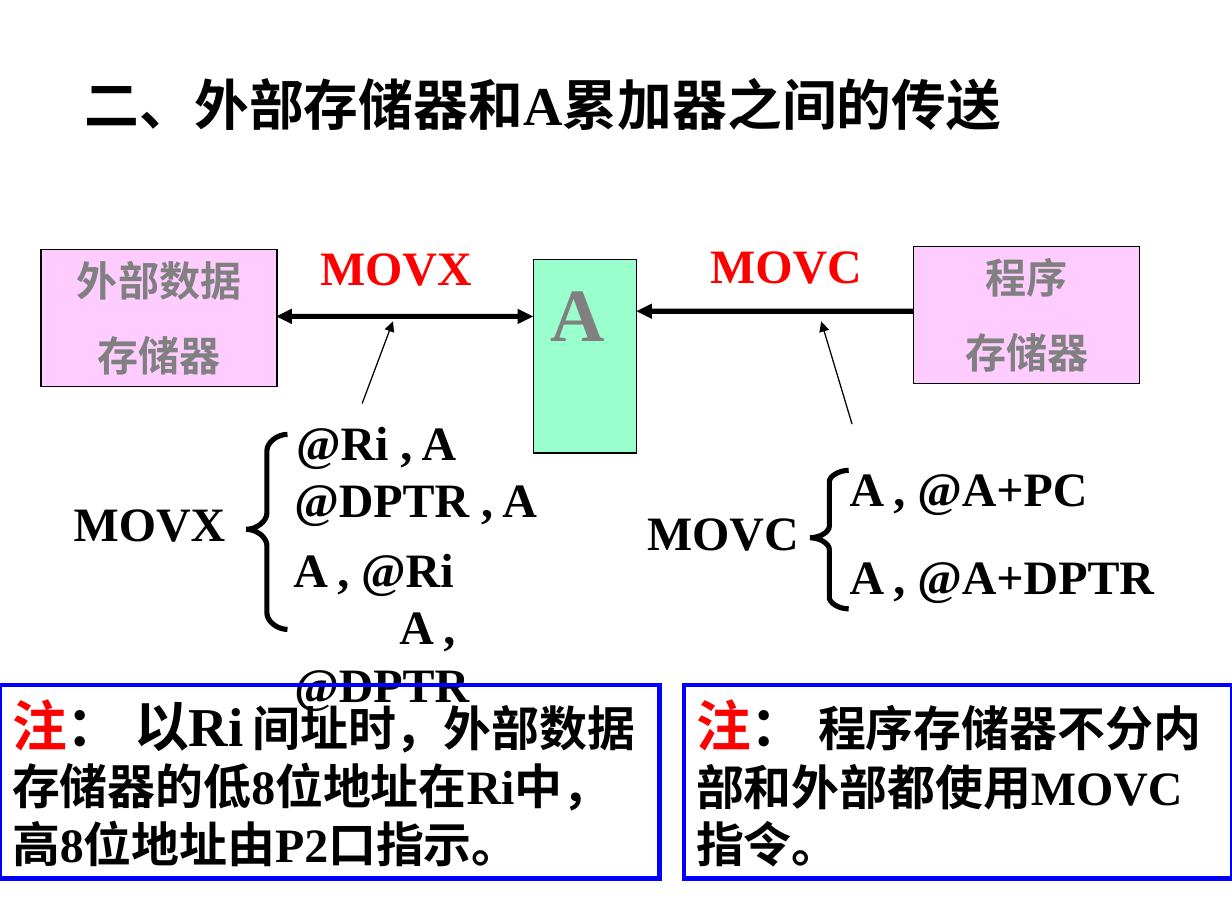
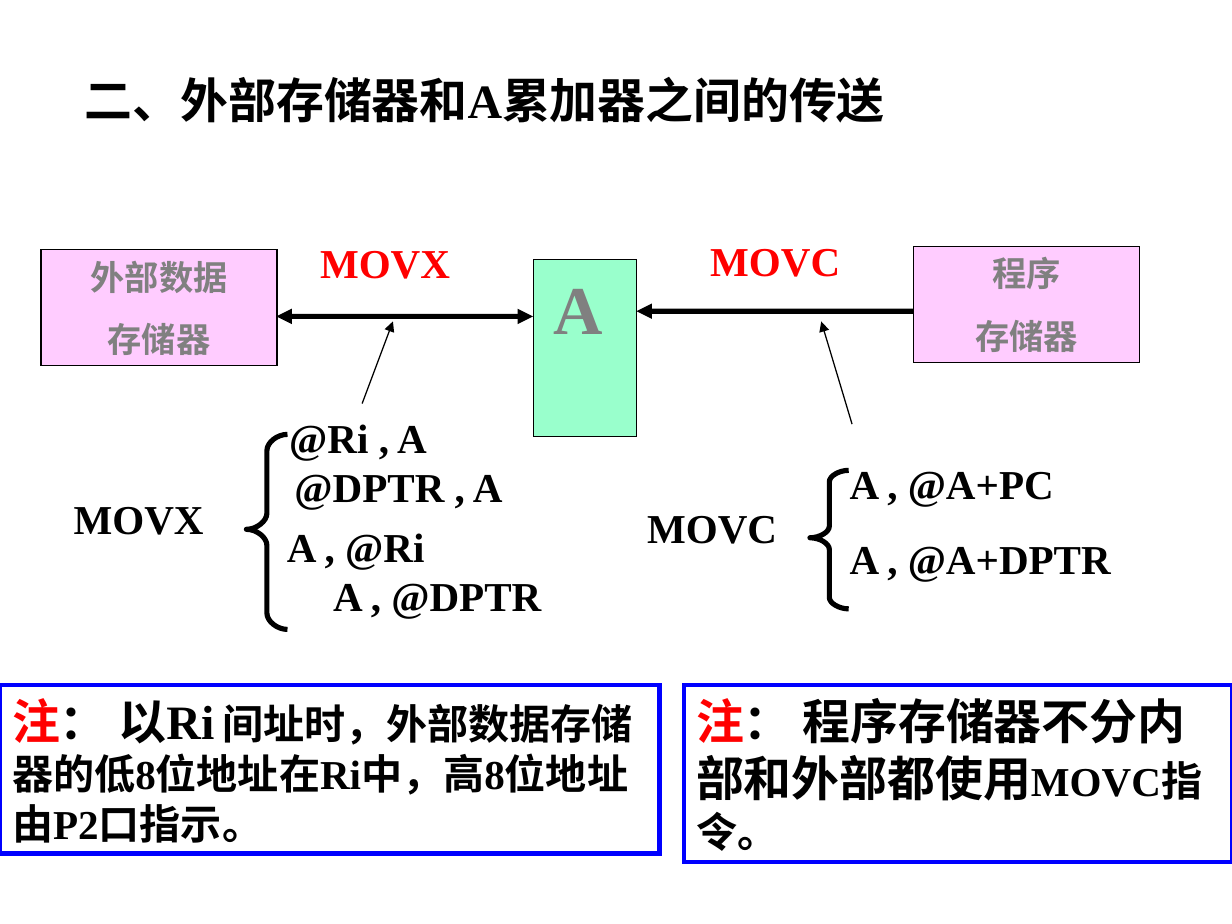
Before and after one commit to ZJWang9928/Own-Notes, a slide deck: slide 16 of 单片机课件/第2章+单片机指令系统-1.ppt. Drawn at 1232x924 pixels with LibreOffice and Linux fonts; fonts in the diff are those of the drawing. Boxes give left, top, right and bottom in pixels: in the first picture for what was removed or moved away, otherwise in the second. Text is boxed around its words. In the diff, an @@ line names an element or a change of style, - is before the commit and + after.

```diff
--- a/单片机课件/第2章+单片机指令系统-1.ppt
+++ b/单片机课件/第2章+单片机指令系统-1.ppt
@@ text "二、外部存储器和A累加器之间的传送" at (85,77,885,123): size 32 to 28 pt; less space between paragraphs @@
@@ rectangle "外部数据": place and size @@
-rectangle "外部数据" at (41,250,277,387)
+rectangle "外部数据" at (41,250,277,366)
@@ rectangle "外部数据" at (41,250,277,366): size 24 to 20 pt; less space between paragraphs @@
@@ rectangle "A": place and size @@
-rectangle "A" at (533,260,636,453)
+rectangle "A" at (533,260,636,437)
@@ rectangle "A" at (533,260,636,437): size 44 to 40 pt; less space between paragraphs @@
@@ rectangle "程序" at (914,246,1140,362): size 24 to 20 pt; less space between paragraphs @@
@@ rectangle "程序": place and size @@
-rectangle "程序" at (914,246,1140,383)
+rectangle "程序" at (914,246,1140,362)
@@ freeform shape at (246,435,287,630): outline redrawn @@
@@ size 28 to 24 pt; less space between paragraphs in 6 elements at (287,424,541,619), (74,506,204,535), (320,250,450,279), (647,515,777,544), (710,248,840,277), (850,471,1111,582) @@
@@ rectangle "注： 以Ri 间址时，外部数据存储器的低8位地址在Ri中，高8位地址由P2口指示。": place and size @@
-rectangle "注： 以Ri 间址时，外部数据存储器的低8位地址在Ri中，高8位地址由P2口指示。" at (0,685,659,878)
+rectangle "注： 以Ri 间址时，外部数据存储器的低8位地址在Ri中，高8位地址由P2口指示。" at (0,685,659,854)
@@ rectangle "注： 以Ri 间址时，外部数据存储器的低8位地址在Ri中，高8位地址由P2口指示。" at (0,685,659,854): size 32 to 28 pt in "注： 以Ri"; size 28 to 24 pt in "间址时，外部数据存储器的低8位地址在Ri中，高8位地址由P2口指示。" @@
@@ rectangle "注： 程序存储器不分内部和外部都使用MOVC指令。": place and size @@
-rectangle "注： 程序存储器不分内部和外部都使用MOVC指令。" at (684,685,1232,878)
+rectangle "注： 程序存储器不分内部和外部都使用MOVC指令。" at (684,685,1232,862)
@@ rectangle "注： 程序存储器不分内部和外部都使用MOVC指令。" at (684,685,1232,862): size 32 to 28 pt in "注："; size 28 to 24 pt in "程序存储器不分内部和外部都使用MOVC指令。" @@
```
Also in this commit, not shown: 19 other slides changed, 17 other files.
